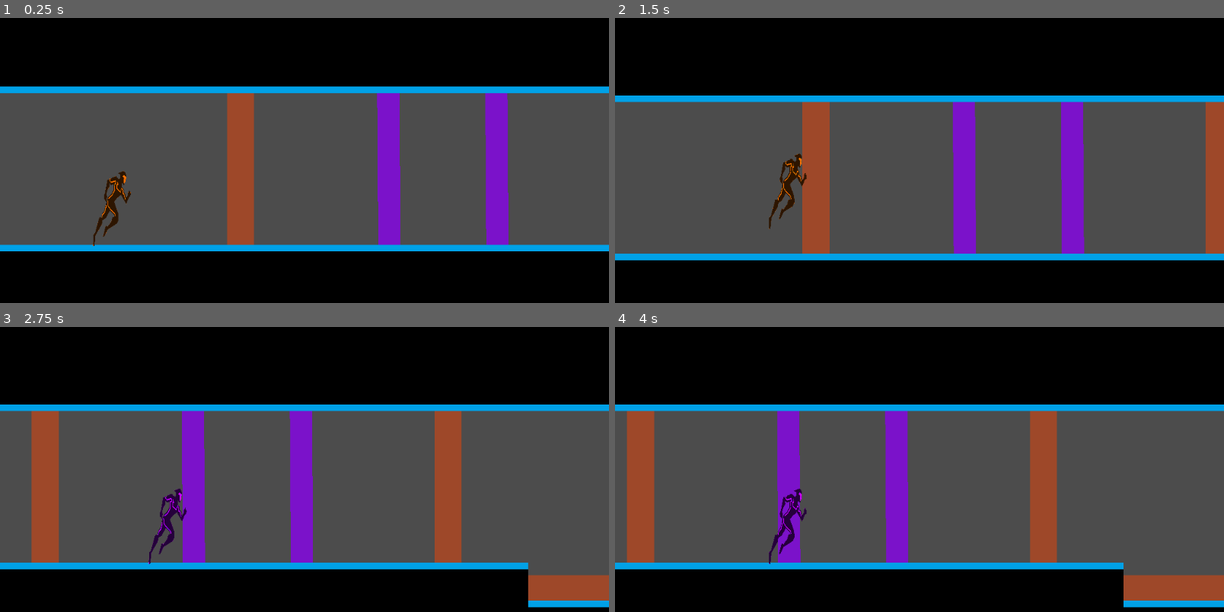
Above: before the commit, frames 1-4 (two rows, left to right).
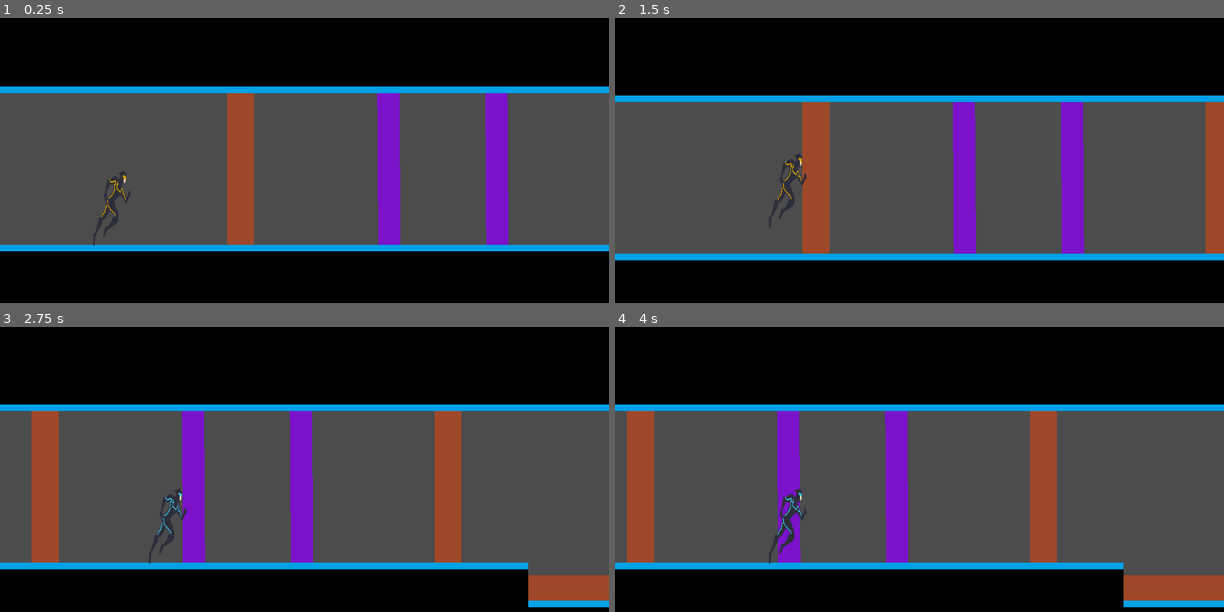
Above: after the commit, the same moments.

Repository: TheChriggu/Speedware
Game: Godot game, scene res://MainTestScene.tscn
The game is run twice, just before and just after one commit, with the same random seed, the same clock (stepped at 60 frames per second) and the same inputs.
Inputs:
- Up to frame 1 (0.25 s): no input
- Up to frame 2 (1.5 s): tap Enter at 0.5 s; hold D (move_right) from 0.53 s (still down); tap Space (shoot) at 0.6, 1.35 s; tap W (jump) at 0.77 s
- Up to frame 3 (2.75 s): tap W (jump) at 1.52 s; release D (move_right) at 2.03 s; hold A (move_left) from 2.03 s (still down); tap Space (shoot) at 2.1 s
- Up to frame 4 (4 s): release A (move_left) at 2.78 s; hold D (move_right) from 2.78 s (still down); tap Space (shoot) at 2.85, 3.6 s; tap W (jump) at 3.02, 3.77 s

The runs differ from the first frame. In frame 1, 0.4% of the frame differs, in the area x 15-22%, y 53-80%; in frame 2, 0.5%, in the area x 25-32%, y 47-75%; in frame 3, 0.4%; in frame 4, 0.4%.

Commit message:
Char changes sprites when switching forms

Diff:
--- a/MainTestScene.tscn
+++ b/MainTestScene.tscn
@@ -5,7 +5,7 @@
 [ext_resource path="res://tileset.tres" type="TileSet" id=3]
 [ext_resource path="res://playerKinematic.tscn" type="PackedScene" id=4]
 
-[node name="stage" type="Node" index="0"]
+[node name="stage" type="Node"]
 
 [node name="Sprite" type="Sprite" parent="." index="0"]
 
--- a/playerKinematic.tscn
+++ b/playerKinematic.tscn
@@ -1,7 +1,8 @@
-[gd_scene load_steps=6 format=2]
+[gd_scene load_steps=7 format=2]
 
 [ext_resource path="res://playerKinematic.gd" type="Script" id=1]
-[ext_resource path="res://Char.png" type="Texture" id=2]
+[ext_resource path="res://Char_Yellow.png" type="Texture" id=2]
+[ext_resource path="res://Char_Purple.png" type="Texture" id=3]
 
 [sub_resource type="RectangleShape2D" id=1]
 
@@ -15,7 +16,7 @@
 loop = false
 step = 0.1
 tracks/0/type = "value"
-tracks/0/path = NodePath("sprite:modulate")
+tracks/0/path = NodePath(".:collision_layer")
 tracks/0/interp = 1
 tracks/0/loop_wrap = true
 tracks/0/imported = false
@@ -23,11 +24,11 @@
 tracks/0/keys = {
 "times": PoolRealArray( 0 ),
 "transitions": PoolRealArray( 1 ),
-"update": 0,
-"values": [ Color( 0.804688, 0, 1, 1 ) ]
+"update": 1,
+"values": [ 6 ]
 }
 tracks/1/type = "value"
-tracks/1/path = NodePath(".:collision_layer")
+tracks/1/path = NodePath(".:collision_mask")
 tracks/1/interp = 1
 tracks/1/loop_wrap = true
 tracks/1/imported = false
@@ -39,7 +40,7 @@
 "values": [ 6 ]
 }
 tracks/2/type = "value"
-tracks/2/path = NodePath(".:collision_mask")
+tracks/2/path = NodePath("sprite:texture")
 tracks/2/interp = 1
 tracks/2/loop_wrap = true
 tracks/2/imported = false
@@ -48,7 +49,7 @@
 "times": PoolRealArray( 0 ),
 "transitions": PoolRealArray( 1 ),
 "update": 1,
-"values": [ 6 ]
+"values": [ ExtResource( 3 ) ]
 }
 
 [sub_resource type="Animation" id=3]
@@ -82,7 +83,7 @@
 "values": [ 5 ]
 }
 tracks/2/type = "value"
-tracks/2/path = NodePath("sprite:modulate")
+tracks/2/path = NodePath("sprite:texture")
 tracks/2/interp = 1
 tracks/2/loop_wrap = true
 tracks/2/imported = false
@@ -90,11 +91,11 @@
 tracks/2/keys = {
 "times": PoolRealArray( 0 ),
 "transitions": PoolRealArray( 1 ),
-"update": 0,
-"values": [ Color( 1, 0.447479, 0.00390625, 1 ) ]
+"update": 1,
+"values": [ ExtResource( 2 ) ]
 }
 
-[node name="player" type="KinematicBody2D"]
+[node name="player" type="KinematicBody2D" index="0"]
 
 input_pickable = false
 collision_layer = 5
@@ -110,7 +111,6 @@
 
 [node name="sprite" type="Sprite" parent="." index="0"]
 
-modulate = Color( 1, 0.447479, 0.00390625, 1 )
 position = Vector2( -0.802444, 1.22659 )
 scale = Vector2( 0.0951051, 0.0963492 )
 texture = ExtResource( 2 )
Binary file added: Char_Purple.png
Not shown, added: Char_Purple.png.import
Binary file added: Char_Yellow.png
Not shown, added: Char_Yellow.png.import
